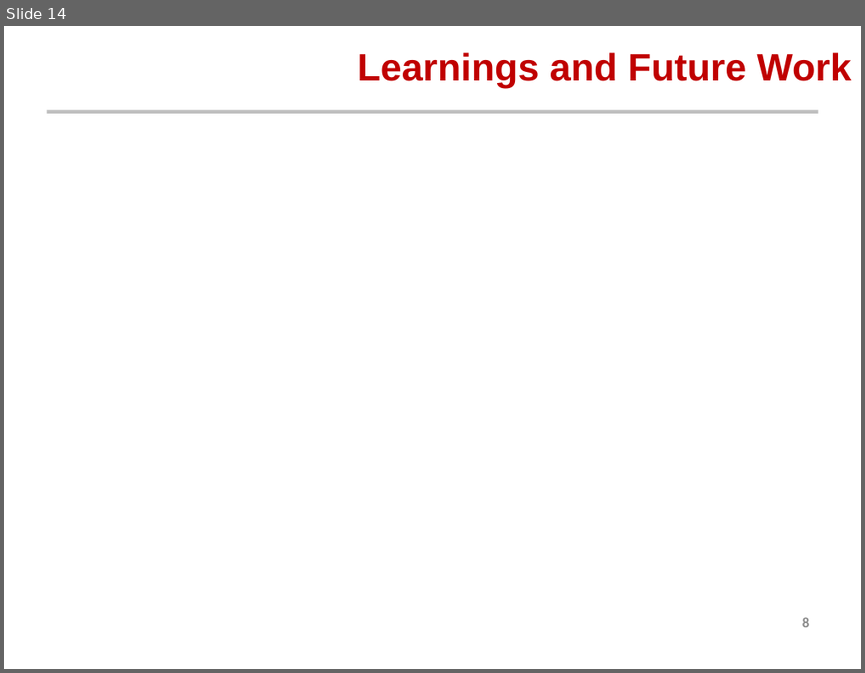
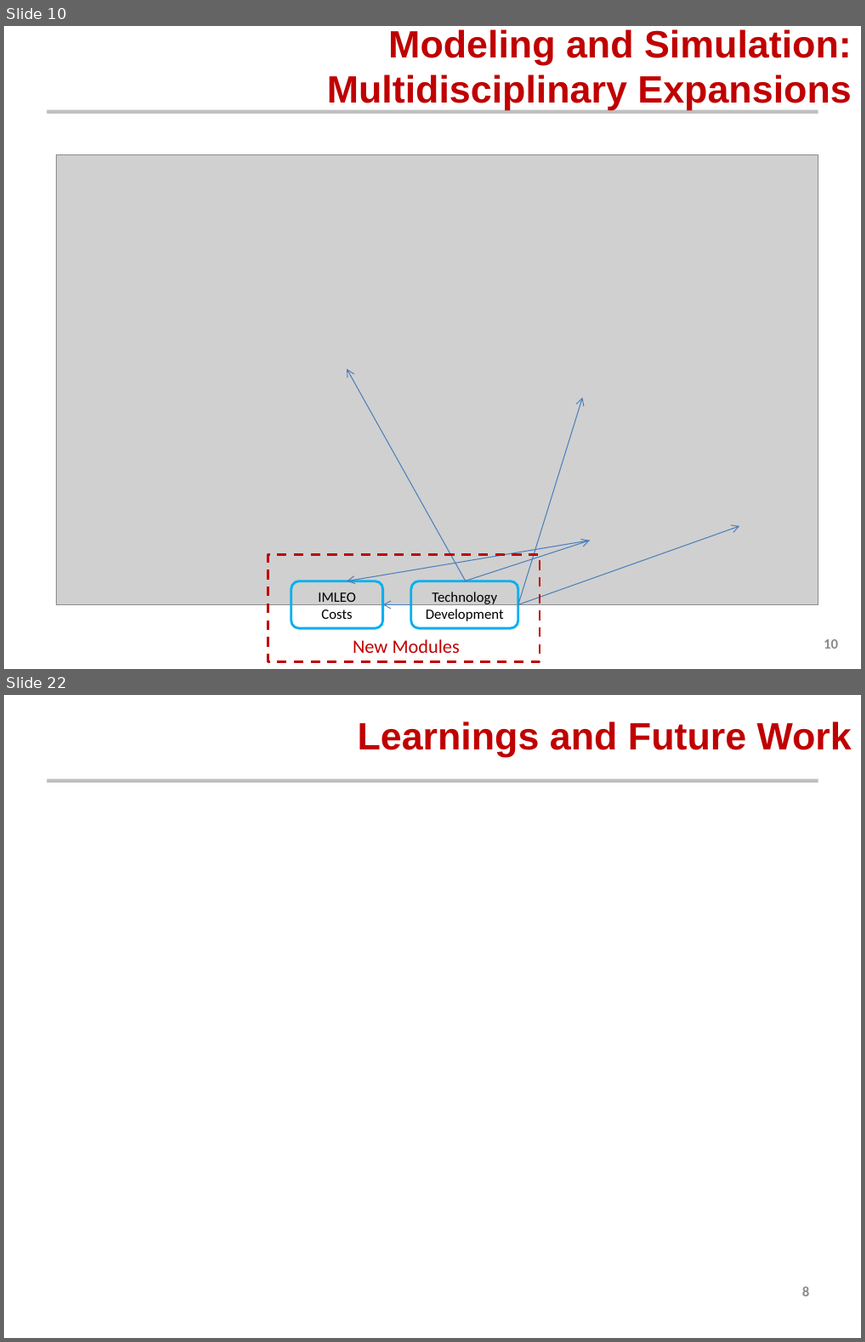
Before and after one commit to AeroSigma/Mars2040, a slide deck: MSDO/Assignment5/Mars 2040 Optimization Presentation.pptx. Shown one above the other, each under a label of ours: slide 14 before the commit, slides 10 and 22 after it; the slides between them are not shown. The pictures are 865x673 and 865x1342 pixels, drawn with LibreOffice and Linux fonts; fonts in the diff are those of the drawing; grey boxes stand for pictures; background and template pictures are left out. Boxes give left, top, right and bottom in pixels: in the first picture for what was removed or moved away, otherwise in the second. Text is boxed around its words. In the diff, an @@ line names an element or a change of style, - is before the commit and + after.

```diff
--- a/MSDO/Assignment5/Mars 2040 Optimization Presentation.pptx
+++ b/MSDO/Assignment5/Mars 2040 Optimization Presentation.pptx
@@ slide 10 added at (4,26,861,669), background #FFFFFF; not listed: 1 template element that a slide beside it also shows @@
@@ title added at (327,29,851,110), 32 pt, text #C00000, bold @@
+Modeling and Simulation:
+Multidisciplinary Expansions
@@ picture added at (56,154,818,604) @@
@@ arrow added from (466, 580) to (347, 369), #4B7EBC 0.75 pt @@
@@ arrow added from (518, 604) to (582, 397), #4B7EBC 0.75 pt @@
@@ arrow added from (518, 604) to (739, 526), #4B7EBC 0.75 pt @@
@@ rectangle added at (268,555,540,662), outline #C00000 2 pt dashed @@
@@ arrow added from (589, 540) to (347, 580), #4B7EBC 0.75 pt @@
@@ arrow added from (465, 580) to (589, 540), #4B7EBC 0.75 pt @@
@@ rounded rectangle added at (291,580,383,628), outline #00B0F0 2 pt, 12 pt, text #000000 @@
+IMLEO Costs
@@ rounded rectangle added at (411,580,518,628), outline #00B0F0 2 pt, 12 pt, text #000000 @@
+Technology Development
@@ arrow added from (411, 604) to (383, 604), #4B7EBC 0.75 pt @@
@@ text added at (352,639,460,652), 16 pt, text #C00000 @@
+New Modules
@@ page number added at (823,639,838,648), 12 pt, text #8C8C8C, bold @@
+10
@@ what was slide 14 is now slide 22 @@
```
Also in this commit, not shown: 10 slides changed, 7 other slides added, 4 other files.
